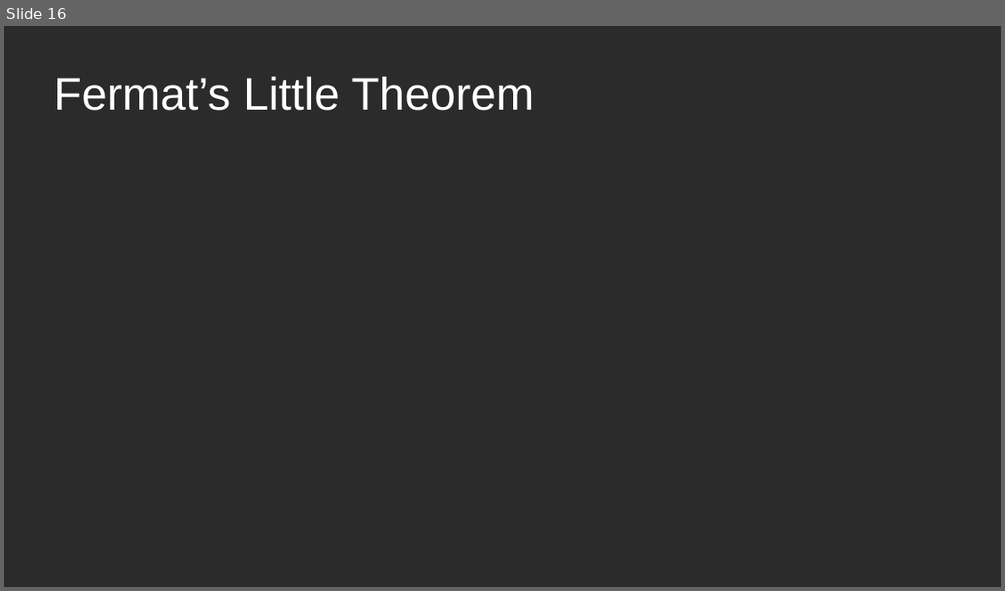
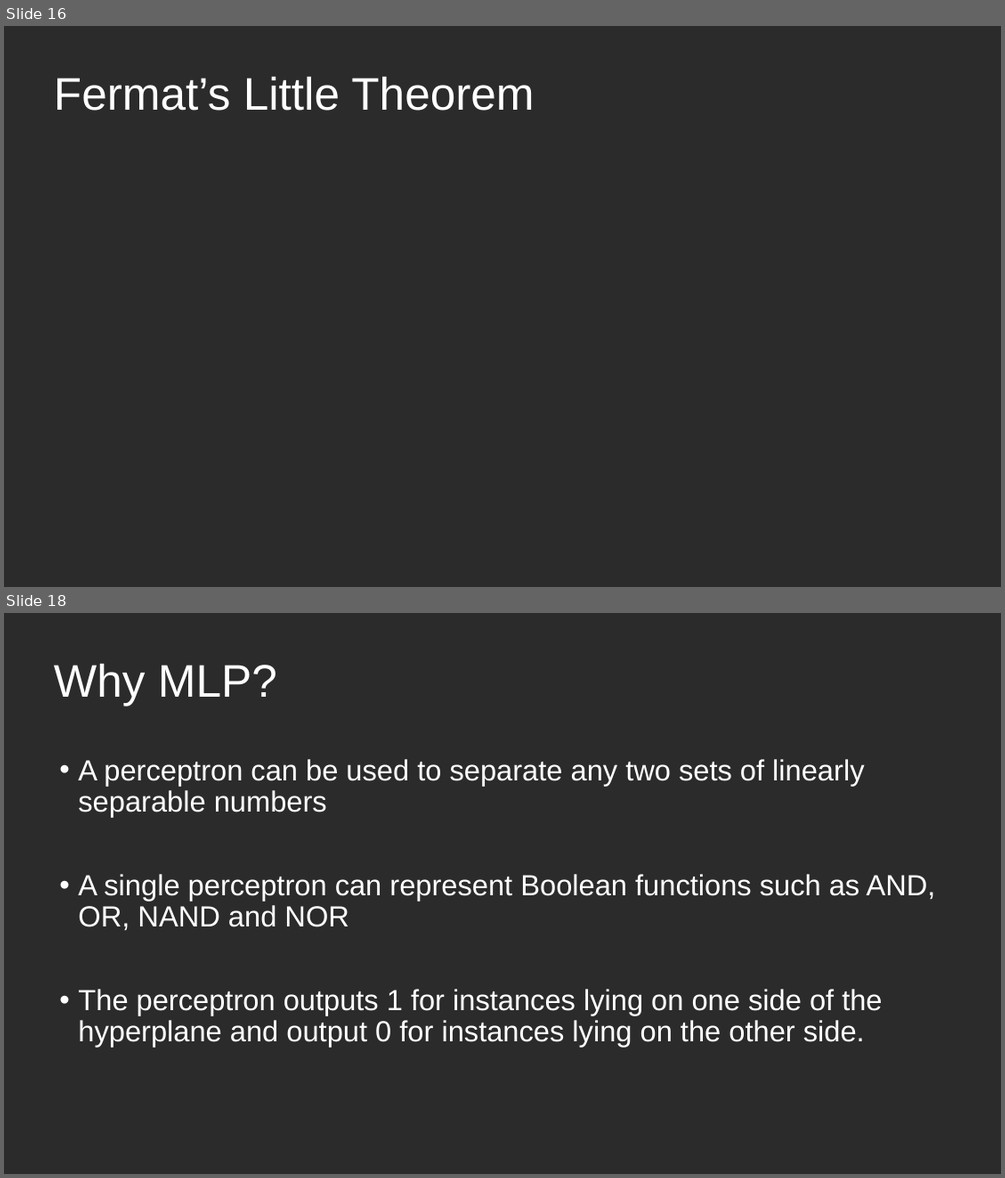
Before and after one commit to rohansaha/CSC-635-Data-Mining-, a slide deck: Classifying natural numbers.pptx. Shown one above the other, each under a label of ours: slide 16 before the commit, slides 16 and 18 after it; the slides between them are not shown. The pictures are 1005x591 and 1005x1178 pixels, drawn with LibreOffice and Linux fonts; fonts in the diff are those of the drawing; grey boxes stand for pictures; background and template pictures are left out; a plain dark background stands for a picture behind light text. Boxes give left, top, right and bottom in pixels: in the first picture for what was removed or moved away, otherwise in the second. Text is boxed around its words. In the diff, an @@ line names an element or a change of style, - is before the commit and + after.

```diff
--- a/Classifying natural numbers.pptx
+++ b/Classifying natural numbers.pptx
@@ slide 18 added at [4, 613, 1001, 1174], background picture (left out) @@
@@ title added at [54, 664, 277, 706], 44 pt, text #FFFFFF @@
+Why MLP?
@@ text added at [78, 759, 936, 1046], 28 pt, text #FFFFFF @@
+• A perceptron can be used to separate any two sets of linearly separable numbers
+• A single perceptron can represent Boolean functions such as AND, OR, NAND and NOR
+• The perceptron outputs 1 for instances lying on one side of the hyperplane and output 0 for instances lying on the other side.
```
Also in this commit, not shown: 4 other slides added.
